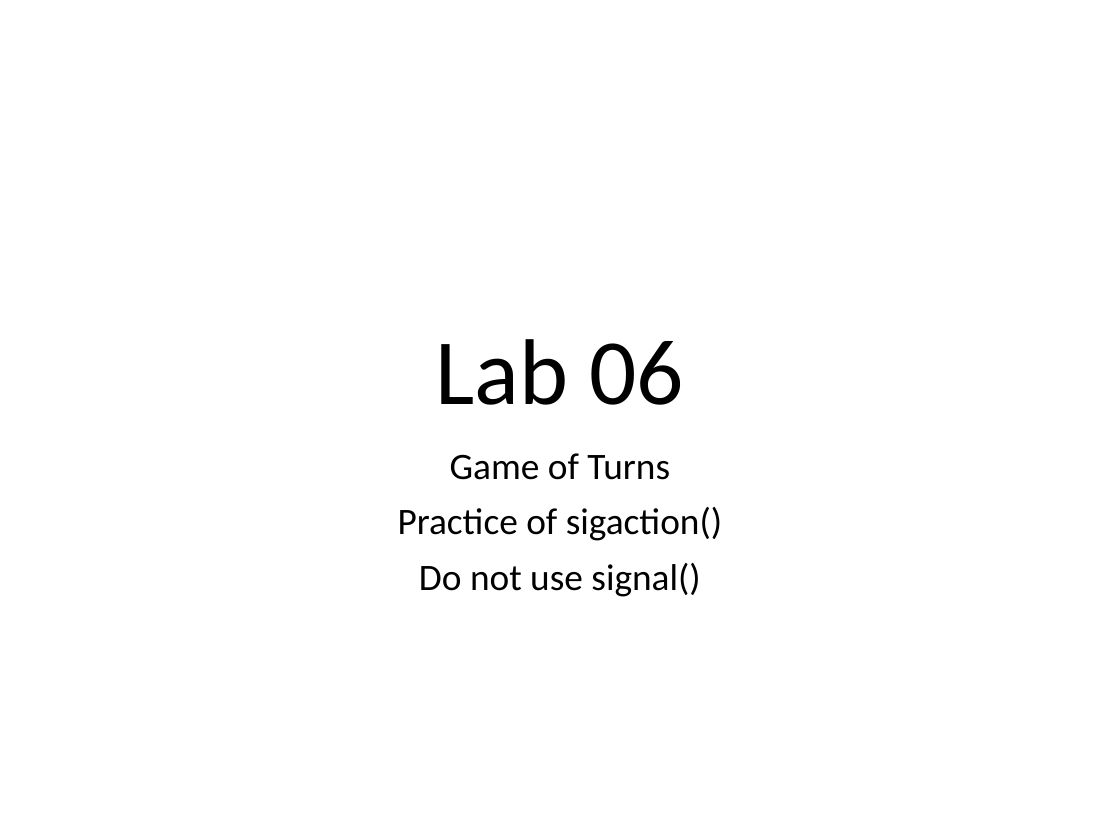
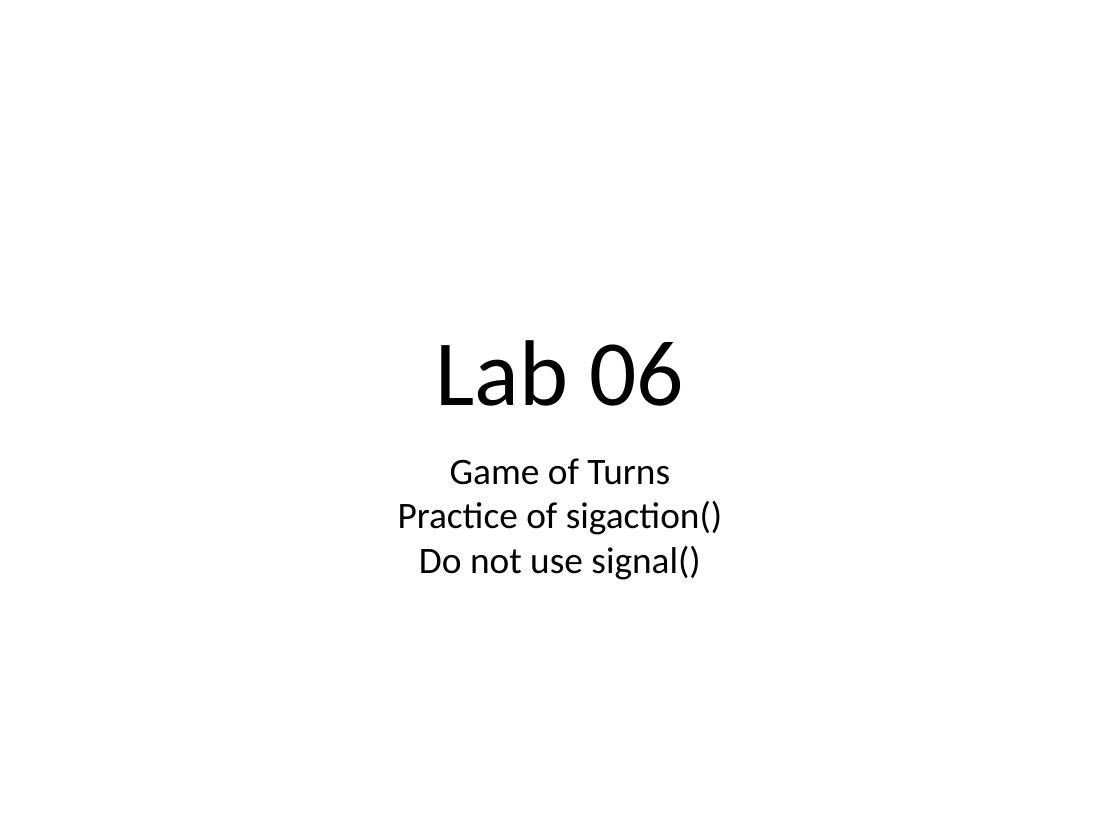
Before and after one commit to oscourse/oscourse.github.io, a slide deck: slide 1 of labs/game_of_turns.pptx. Drawn at 1120x840 pixels with LibreOffice and Linux fonts; fonts in the diff are those of the drawing. Boxes give left, top, right and bottom in pixels: in the first picture for what was removed or moved away, otherwise in the second. Text is boxed around its words. In the diff, an @@ line names an element or a change of style, - is before the commit and + after.

Commit message:
Revise the game of turns
modified:   game_of_turns.pptx

```diff
--- a/labs/game_of_turns.pptx
+++ b/labs/game_of_turns.pptx
@@ text "Game of Turns" at [398, 458, 722, 580]: line spacing 0.9 to 1; less space between paragraphs @@
```
Also in this commit, not shown: 2 other slides changed.
